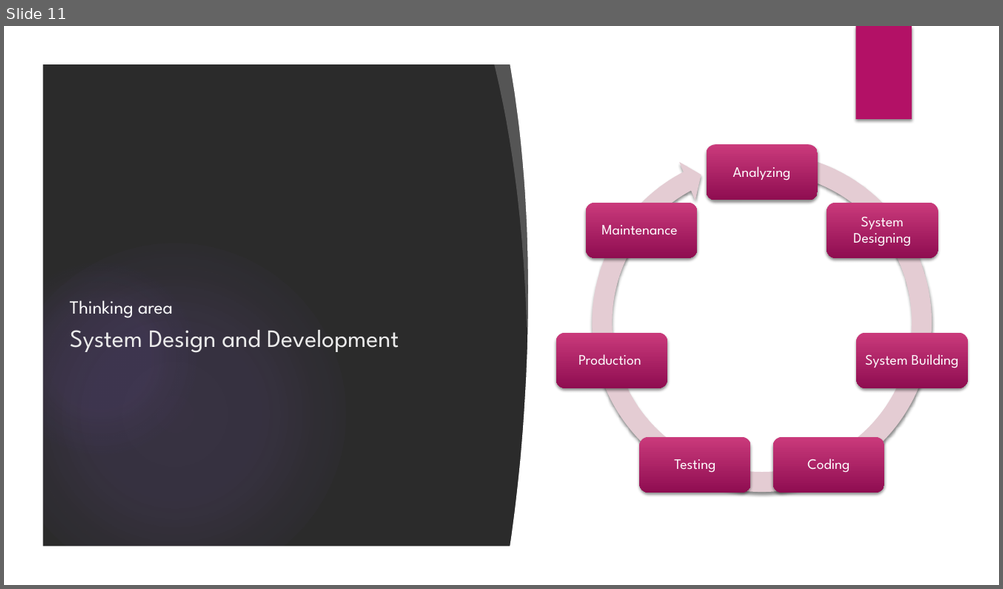
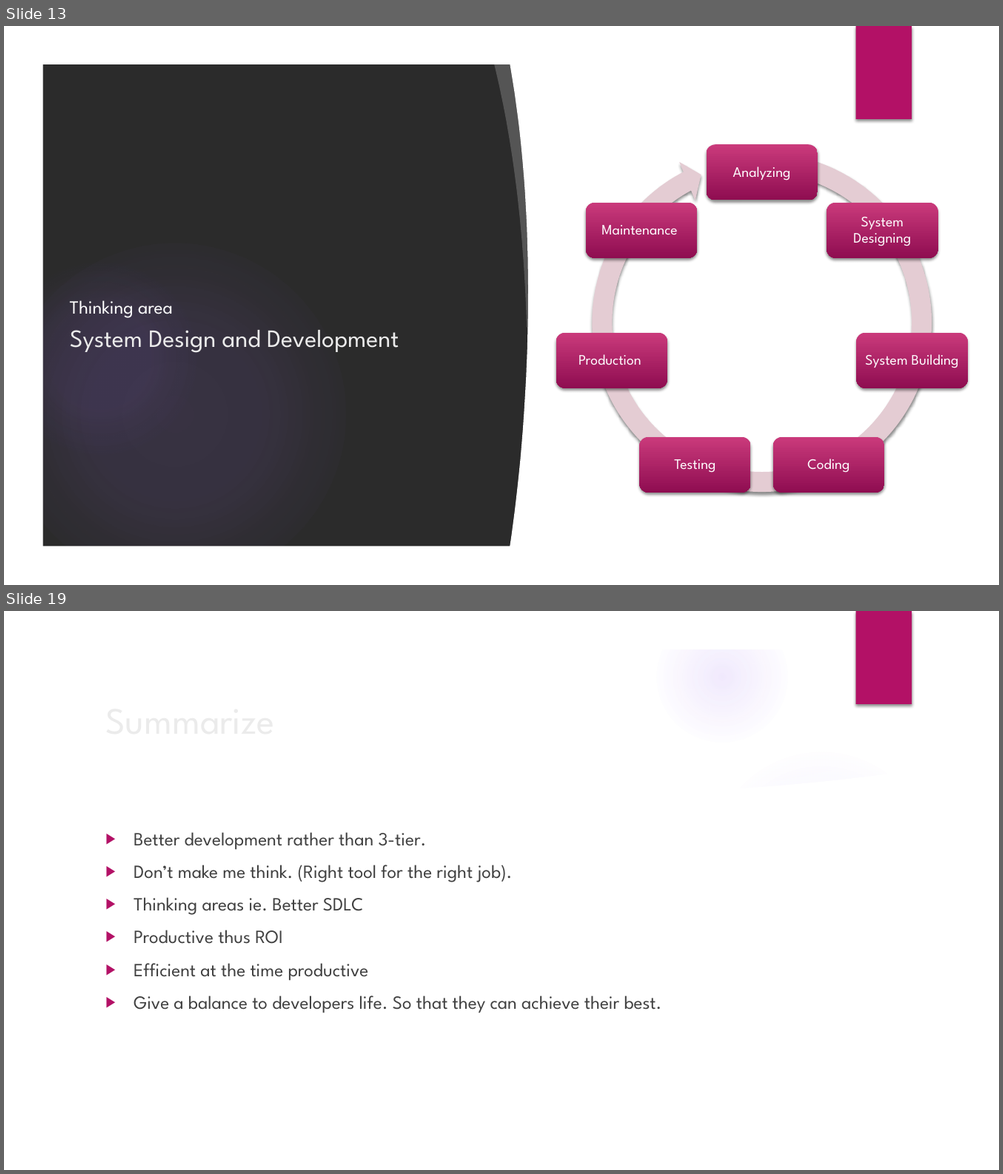
Before and after one commit to accorddeveloper/ASP.NET-MVC-Bootstrapper-Installed-Example, a slide deck: Presentation.pptx. Shown one above the other, each under a label of ours: slide 11 before the commit, slides 13 and 19 after it; the slides between them are not shown. The pictures are 1003x589 and 1003x1174 pixels, drawn with LibreOffice and Linux fonts; fonts in the diff are those of the drawing; background and template pictures are left out; a plain dark background stands for a picture behind light text. Boxes give left, top, right and bottom in pixels: in the first picture for what was removed or moved away, otherwise in the second. Text is boxed around its words. In the diff, an @@ line names an element or a change of style, - is before the commit and + after.

```diff
--- a/Presentation.pptx
+++ b/Presentation.pptx
@@ slide 19 added at bbox=[4, 611, 999, 1170], background picture (left out); not listed: 6 template elements that a slide beside it also shows @@
@@ title added at bbox=[98, 690, 813, 748], 36 pt, text #EBEBEB @@
+Summarize
@@ freeform shape added at bbox=[696, 735, 967, 817], fill #FFFFFF at 20% opacity @@
@@ freeform shape added at bbox=[41, 763, 962, 1133], fill #FFFFFF @@
@@ ellipse added at bbox=[706, 748, 936, 977], fill gradient #9B6BF2 @@
@@ text added at bbox=[134, 832, 662, 1014], 18 pt, text #404040 @@
+▶ Better development rather than 3-tier.
+▶ Don’t make me think. (Right tool for the right job).
+▶ Thinking areas ie. Better SDLC
+▶ Productive thus ROI
+▶ Efficient at the time productive
+▶ Give a balance to developers life. So that they can achieve their best.
@@ what was slide 11 is now slide 13 @@
```
Also in this commit, not shown: 8 slides changed, 10 other slides added, 2 slides removed, 1 other file.
